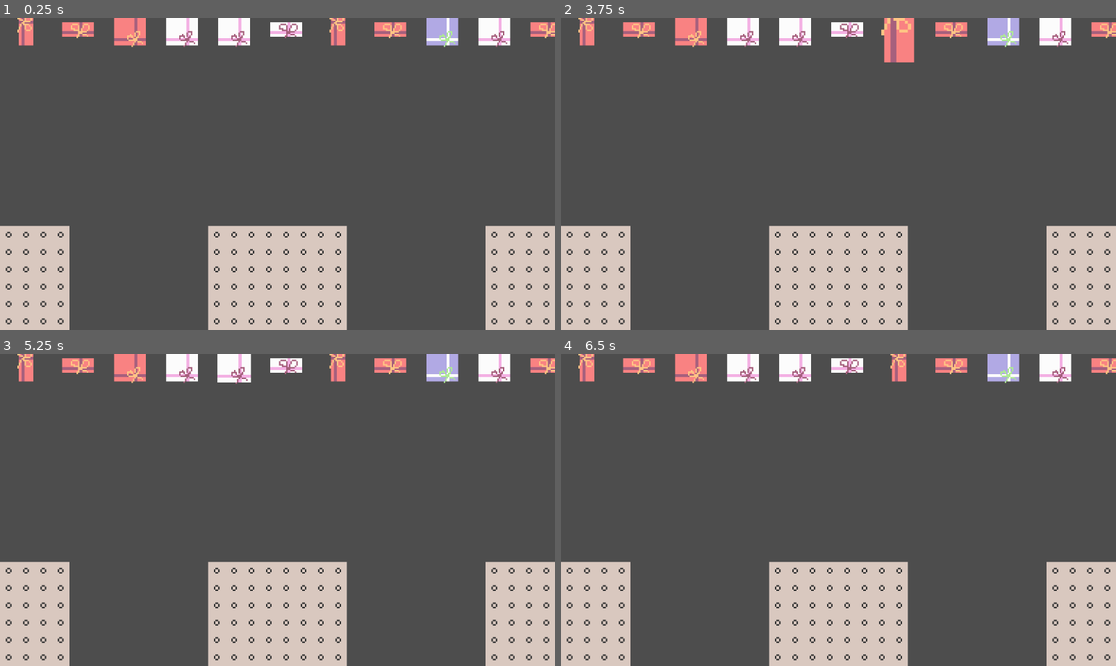
Above: before the commit, frames 1-4 (two rows, left to right).
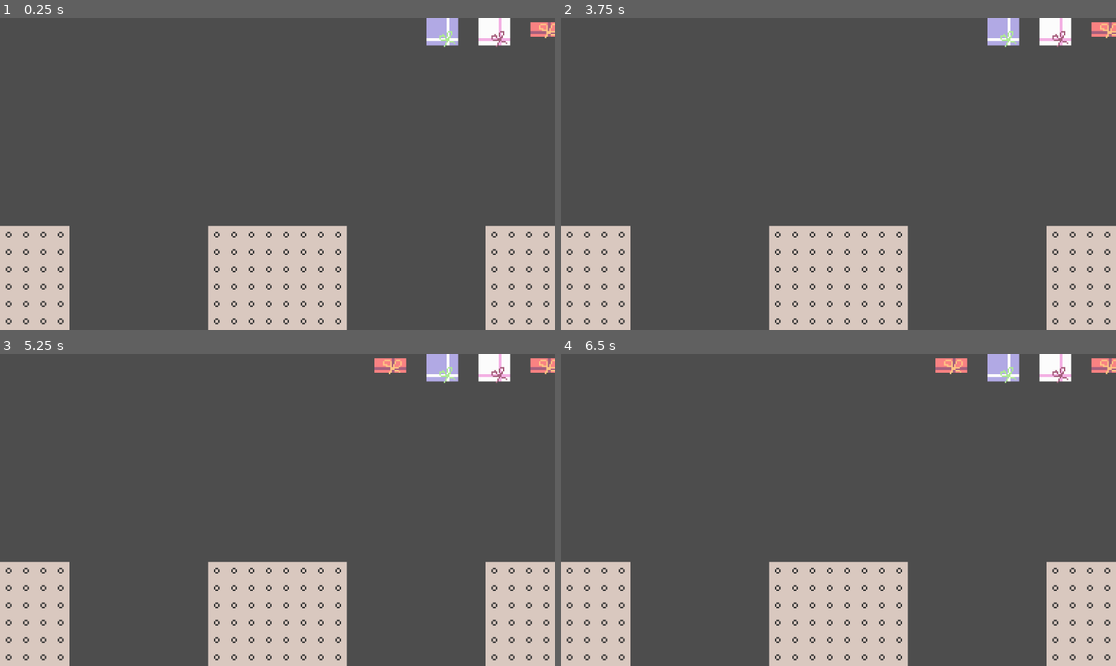
Above: after the commit, the same moments.

Repository: SuperDuperOrganisationsname/DevsThatJam9
Game: Godot game, scene res://scenes/main.tscn
The game is run twice, just before and just after one commit, with the same random seed, the same clock (stepped at 60 frames per second) and the same inputs.
Inputs (mouse positions are in pixels of both pictures, inside the frame that each line leads up to):
- Up to frame 1 (0.25 s): no input
- Up to frame 2 (3.75 s): tap Enter at 0.5, 2, 3.5 s; move the mouse to (1104, 30) at 0.52 s; press the mouse at (1104, 30) at 0.53 s; tap Space at 1.25, 2.75 s; move the mouse to (1054, 30) at 1.27 s; release the mouse at (1054, 30) at 1.28 s; click (1054, 30) at 1.35 s; move the mouse to (1005, 30) at 2.02 s; press the mouse at (1005, 30) at 2.03 s; move the mouse to (949, 30) at 2.77 s; release the mouse at (949, 30) at 2.78 s; click (949, 30) at 2.85 s; move the mouse to (899, 30) at 3.52 s; press the mouse at (899, 30) at 3.53 s
- Up to frame 3 (5.25 s): tap Space at 4.25 s; move the mouse to (288, 366) at 4.27 s; release the mouse at (288, 366) at 4.28 s; click (288, 366) at 4.35 s; move the mouse to (233, 366) at 5.02 s; press the mouse at (233, 366) at 5.03 s
- Up to frame 4 (6.5 s): move the mouse to (744, 366) at 5.77 s; release the mouse at (744, 366) at 5.78 s; click (744, 366) at 5.85 s

The runs differ from the first frame. In frame 1, 2.8% of the frame differs, in the area x 3-74%, y 0-10%; in frame 2, 3.4%, in the area x 3-74%, y 0-15%; in frame 3, 2.6%; in frame 4, 2.6%.

Commit message:
scores + cooldown + timers

Diff:
--- a/scenes/main.tscn
+++ b/scenes/main.tscn
@@ -1,10 +1,32 @@
-[gd_scene load_steps=3 format=3 uid="uid://d4ep52oxx3stn"]
+[gd_scene load_steps=4 format=3 uid="uid://d4ep52oxx3stn"]
 
 [ext_resource type="Script" path="res://scripts/gameplay.gd" id="1_2ur0b"]
 [ext_resource type="PackedScene" uid="uid://csyvvlqifwl87" path="res://scenes/packing_grid.tscn" id="1_bkw12"]
+[ext_resource type="Theme" uid="uid://b7hoe7pa0vthm" path="res://assets/basic_theme.tres" id="3_5xp6s"]
 
 [node name="Main" type="Node2D"]
 script = ExtResource("1_2ur0b")
+
+[node name="Timer" type="Node" parent="."]
+
+[node name="NewGiftTimer" type="Timer" parent="Timer"]
+wait_time = 5.0
+autostart = true
+
+[node name="Button1CD" type="Timer" parent="Timer"]
+wait_time = 3.0
+one_shot = true
+autostart = true
+
+[node name="Button2CD" type="Timer" parent="Timer"]
+wait_time = 3.0
+one_shot = true
+autostart = true
+
+[node name="Button3CD" type="Timer" parent="Timer"]
+wait_time = 3.0
+one_shot = true
+autostart = true
 
 [node name="Camera2D" type="Camera2D" parent="."]
 zoom = Vector2(3, 3)
@@ -29,3 +51,57 @@
 color = 2
 
 [node name="Gifts" type="Node2D" parent="."]
+
+[node name="Control" type="Control" parent="."]
+layout_mode = 3
+anchors_preset = 0
+offset_right = 40.0
+offset_bottom = 40.0
+
+[node name="Color1Sendoff" type="Button" parent="Control"]
+layout_mode = 0
+offset_left = -227.0
+offset_top = 145.0
+offset_right = -91.0
+offset_bottom = 170.0
+scale = Vector2(0.5, 0.5)
+theme = ExtResource("3_5xp6s")
+text = "Package & Send"
+
+[node name="Color2Sendoff" type="Button" parent="Control"]
+layout_mode = 0
+offset_left = -35.0
+offset_top = 145.0
+offset_right = 101.0
+offset_bottom = 170.0
+scale = Vector2(0.5, 0.5)
+theme = ExtResource("3_5xp6s")
+text = "Package & Send"
+
+[node name="Color3Sendoff" type="Button" parent="Control"]
+layout_mode = 0
+offset_left = 157.0
+offset_top = 145.0
+offset_right = 293.0
+offset_bottom = 170.0
+scale = Vector2(0.5, 0.5)
+theme = ExtResource("3_5xp6s")
+text = "Package & Send"
+
+[node name="Score" type="Label" parent="Control"]
+layout_mode = 0
+offset_left = 275.0
+offset_top = -165.0
+offset_right = 315.0
+offset_bottom = -142.0
+theme = ExtResource("3_5xp6s")
+text = "0"
+horizontal_alignment = 2
+
+[connection signal="timeout" from="Timer/NewGiftTimer" to="." method="_on_new_gift_timer_timeout"]
+[connection signal="timeout" from="Timer/Button1CD" to="." method="_on_button_1cd_timeout"]
+[connection signal="timeout" from="Timer/Button2CD" to="." method="_on_button_2cd_timeout"]
+[connection signal="timeout" from="Timer/Button3CD" to="." method="_on_button_3cd_timeout"]
+[connection signal="button_down" from="Control/Color1Sendoff" to="." method="_on_color_1_sendoff_button_down"]
+[connection signal="button_down" from="Control/Color2Sendoff" to="." method="_on_color_2_sendoff_button_down"]
+[connection signal="button_down" from="Control/Color3Sendoff" to="." method="_on_color_3_sendoff_button_down"]
--- a/scripts/gameplay.gd
+++ b/scripts/gameplay.gd
@@ -1,4 +1,6 @@
 extends Node2D
+
+@export var base_cd: float = 5.0
 
 const Options_Color: Array[int] = [0, 1, 2]
 const Options_Sizes: Array[Vector2i] = [Vector2i(2, 2), Vector2i(2, 1), Vector2i(1, 2)]
@@ -10,6 +12,8 @@
 	load("res://assets/art/Presents/1x2Present.png")
 ]
 
+const Num_Starting_Gifts: int = 5
+
 class Gift:
 	var color: int
 	var size: Vector2i
@@ -17,6 +21,8 @@
 	var texture: Texture2D
 
 var pending_gifts: Array[Node2D] = []
+
+var total_score: int = 0
 
 func _draw_gift() -> Gift:
 	var gift = Gift.new()
@@ -46,7 +52,7 @@
 func _ready() -> void:
 	Globals.gameplay_node = self
 
-	for i in range(15):
+	for i in range(Num_Starting_Gifts):
 		pending_gifts.append(_spawn_gift(_draw_gift(), Vector2(_int_to_x_pos(i), -100)))
 	_update_positions()
 
@@ -63,6 +69,83 @@
 	pending_gifts.remove_at(index)
 	_update_positions()
 
+func add_gift():
+	if pending_gifts.size() < 15:
+		pending_gifts.append(_spawn_gift(_draw_gift(), Vector2(_int_to_x_pos(pending_gifts.size()), -100)))
+		_update_positions()
+
 # Called every frame. 'delta' is the elapsed time since the previous frame.
 func _process(delta: float) -> void:
-	pass
+	$Control/Score.text = str(total_score)
+
+	if $Timer/Button1CD.time_left > 0.0:
+		$Control/Color1Sendoff.text = "%.1fs" % ($Timer/Button1CD.time_left)
+		$Control/Color1Sendoff.disabled = true
+		$Packages/Package1.process_mode = Node.PROCESS_MODE_DISABLED
+
+	if $Timer/Button2CD.time_left > 0.0:
+		$Control/Color2Sendoff.text = "%.1fs" % ($Timer/Button2CD.time_left)
+		$Control/Color2Sendoff.disabled = true
+		$Packages/Package2.process_mode = Node.PROCESS_MODE_DISABLED
+
+	if $Timer/Button3CD.time_left > 0.0:
+		$Control/Color3Sendoff.text = "%.1fs" % ($Timer/Button3CD.time_left)
+		$Control/Color3Sendoff.disabled = true
+		$Packages/Package3.process_mode = Node.PROCESS_MODE_DISABLED
+
+func _send_package_off(i: int):
+	for child in $Gifts.get_children():
+		if child.color == i and child.is_dropped:
+			child.queue_free()
+
+	var score: int = 0
+	if i == 0:
+		score += $Packages/Package1/PackingGrid.reset_grid()
+
+		var cd = (1.0 - (score as float/ 64.0)) * base_cd
+		$Timer/Button1CD.start(cd)
+	elif i == 1:
+		score += $Packages/Package2/PackingGrid.reset_grid()
+
+		var cd = (1.0 - (score as float/ 64.0)) * base_cd
+		$Timer/Button2CD.start(cd)
+	elif i == 2:
+		score += $Packages/Package3/PackingGrid.reset_grid()
+
+		var cd = (1.0 - (score as float/ 64.0)) * base_cd
+		$Timer/Button3CD.start(cd)
+
+	total_score += score
+
+func _on_color_1_sendoff_button_down() -> void:
+	_send_package_off(0)
+
+func _on_color_2_sendoff_button_down() -> void:
+	_send_package_off(1)
+
+func _on_color_3_sendoff_button_down() -> void:
+	_send_package_off(2)
+
+
+func _on_new_gift_timer_timeout() -> void:
+	add_gift()
+
+
+const Button_Text = "Package & Send"
+
+func _on_button_1cd_timeout() -> void:
+	$Control/Color1Sendoff.text = Button_Text
+	$Control/Color1Sendoff.disabled = false
+	$Packages/Package1.process_mode = Node.PROCESS_MODE_INHERIT
+
+
+func _on_button_2cd_timeout() -> void:
+	$Control/Color2Sendoff.text = Button_Text
+	$Control/Color2Sendoff.disabled = false
+	$Packages/Package2.process_mode = Node.PROCESS_MODE_INHERIT
+
+
+func _on_button_3cd_timeout() -> void:
+	$Control/Color3Sendoff.text = Button_Text
+	$Control/Color3Sendoff.disabled = false
+	$Packages/Package3.process_mode = Node.PROCESS_MODE_INHERIT
--- a/scripts/gift.gd
+++ b/scripts/gift.gd
@@ -33,11 +33,9 @@
 	add_child(sprite)
 
 	scale = Vector2(1, 1)
-	for c in $Area2D.get_children():
-		if c is CollisionShape2D:
-			var shape = RectangleShape2D.new()
-			shape.size = (gift_size * Globals.TILE_SIZE) as Vector2
-			c.shape = shape
+	var shape = RectangleShape2D.new()
+	shape.size = (gift_size * Globals.TILE_SIZE) as Vector2
+	$Area2D/CollisionShape2D.shape = shape
 
 # Called every frame. 'delta' is the elapsed time since the previous frame.
 func _process(delta: float) -> void:
--- a/scripts/packing_grid.gd
+++ b/scripts/packing_grid.gd
@@ -32,11 +32,14 @@
 			add_child(sprite)
 			textures.append(sprite)
 
-func reset_grid():
+func reset_grid() -> int:
 	grid_states.clear()
 	for i in range(grid_size.x * grid_size.y):
 		grid_states.append(false)
+
+	var temp = placed_tiles
 	placed_tiles = 0
+	return temp
 
 func is_rect_placeable(rect: Rect2i) -> bool:
 	for x in range(rect.position.x, rect.end.x):
Not shown: 1 places in assets/basic_theme.tres that only renumber resources
Not shown: 1 places in scenes/menus/main_menu.tscn that only renumber resources
Not shown: 1 places in scenes/menus/menu_button.tscn that only renumber resources
